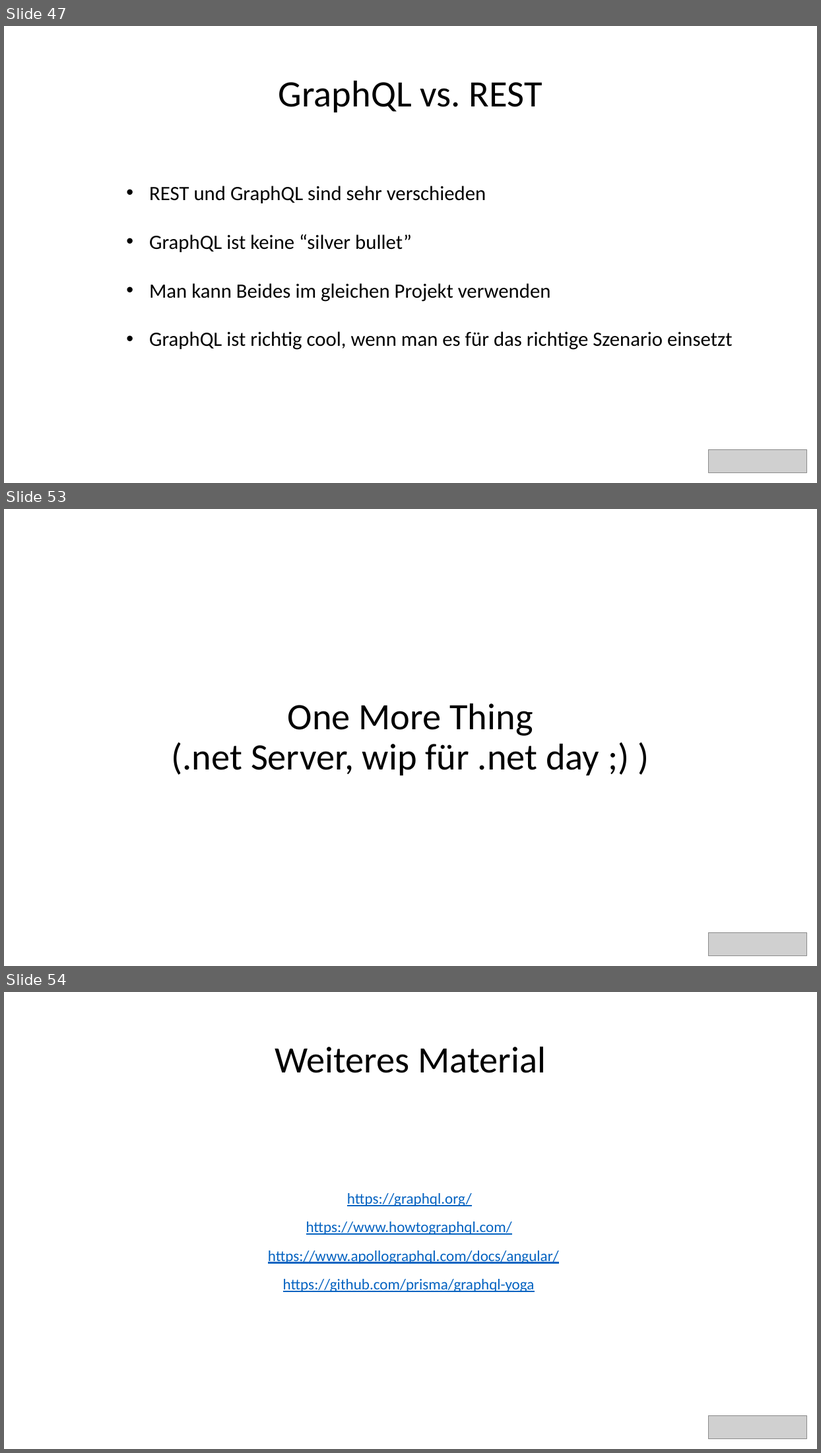
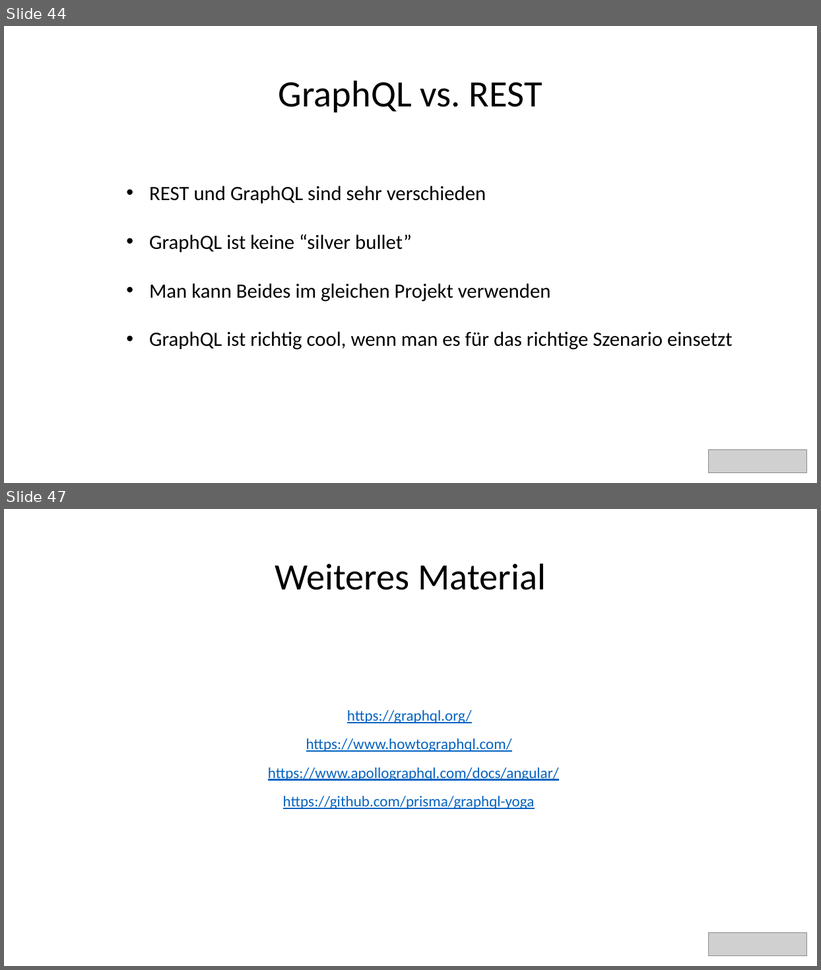
Before and after one commit to bytePassion/GraphQL-Talk, a slide deck: slides/GraphqlSlides.pptx. Shown one above the other, each under a label of ours: slides 47, 53 and 54 before the commit, slides 44 and 47 after it; the slides between them are not shown. The pictures are 821x1453 and 821x970 pixels, drawn with LibreOffice and Linux fonts; fonts in the diff are those of the drawing; grey boxes stand for pictures. Boxes give left, top, right and bottom in pixels: in the first picture for what was removed or moved away, otherwise in the second. Text is boxed around its words. In the diff, an @@ line names an element or a change of style, - is before the commit and + after.

```diff
--- a/slides/GraphqlSlides.pptx
+++ b/slides/GraphqlSlides.pptx
@@ slide 53 removed at [4,509,817,966], background #FFFFFF @@
@@ title removed at [172,703,599,776] @@
-One More Thing
-(.net Server, wip für .net day ;) )
@@ picture removed at [708,933,807,956] @@
@@ what was slide 47 is now slide 44 @@
@@ what was slide 54 is now slide 47 @@
```
Also in this commit, not shown: 9 slides changed, 6 other slides removed.
